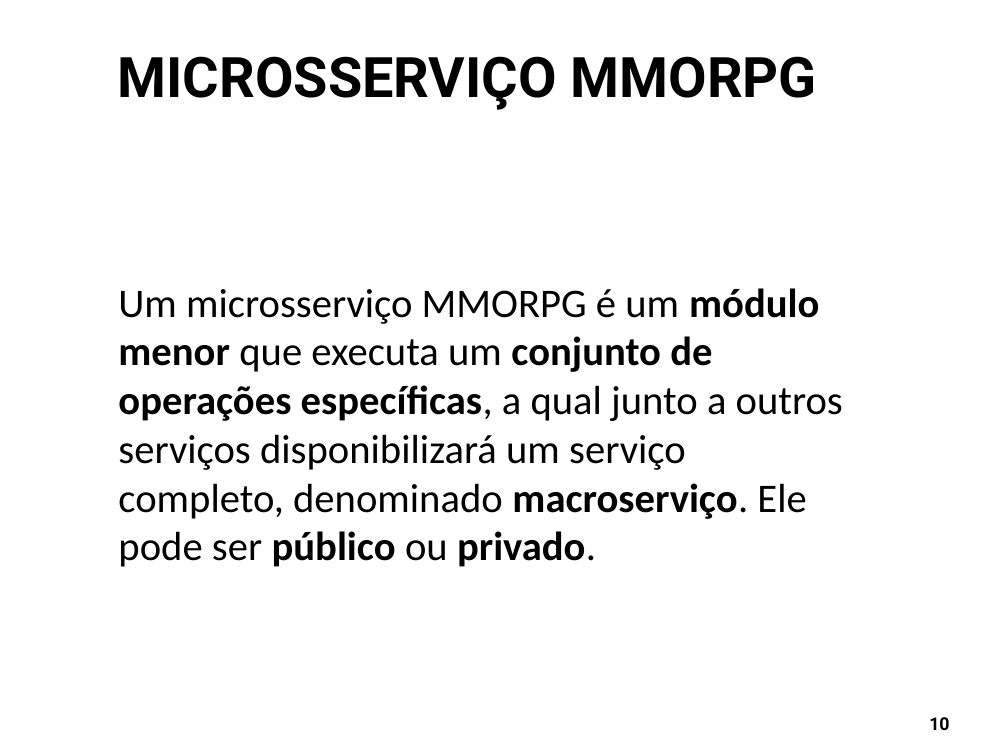
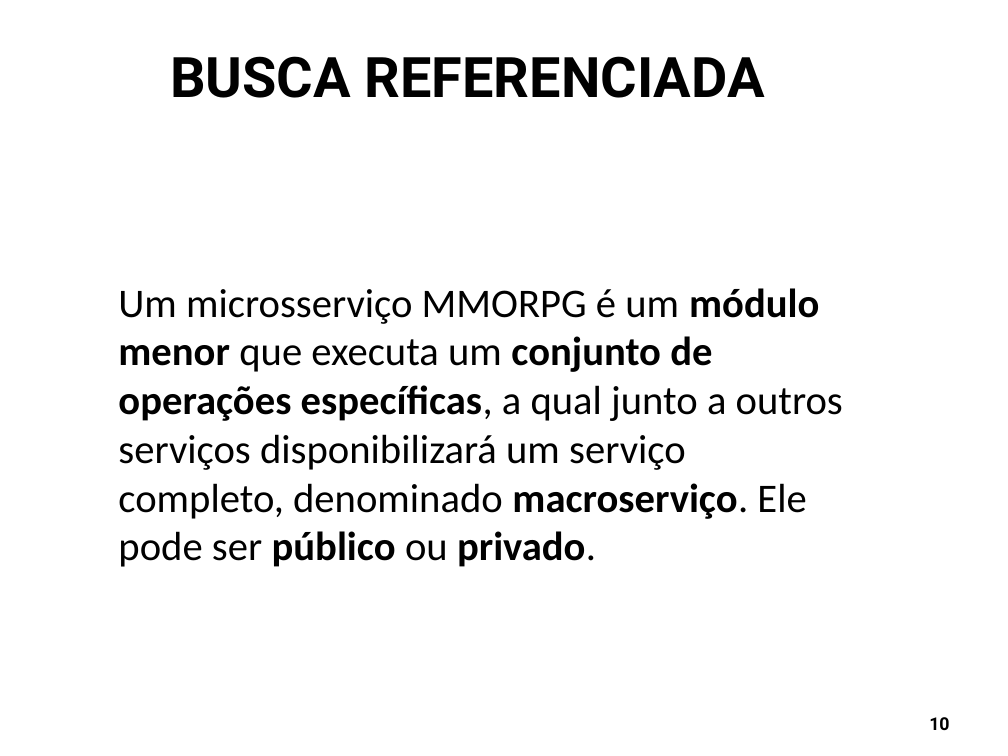
Before and after one commit to Schweigert/TCC, a slide deck: slide 10 of tcc/Apresentacao/Presentation_ISCC2018_SDNMoodle_v7.odp. Drawn at 1008x756 pixels with LibreOffice and Linux fonts; fonts in the diff are those of the drawing; background and template pictures are left out. Boxes give left, top, right and bottom in pixels: in the first picture for what was removed or moved away, otherwise in the second. Text is boxed around its words. In the diff, an @@ line names an element or a change of style, - is before the commit and + after.

```diff
--- a/tcc/Apresentacao/Presentation_ISCC2018_SDNMoodle_v7.odp
+++ b/tcc/Apresentacao/Presentation_ISCC2018_SDNMoodle_v7.odp
@@ title at (x1=170, y1=56, x2=765, y2=98): text changed @@
-MICROSSERVIÇO MMORPG
+BUSCA REFERENCIADA
```
Also in this commit, not shown: 16 other slides changed, 6 slides removed, 2 other files.
